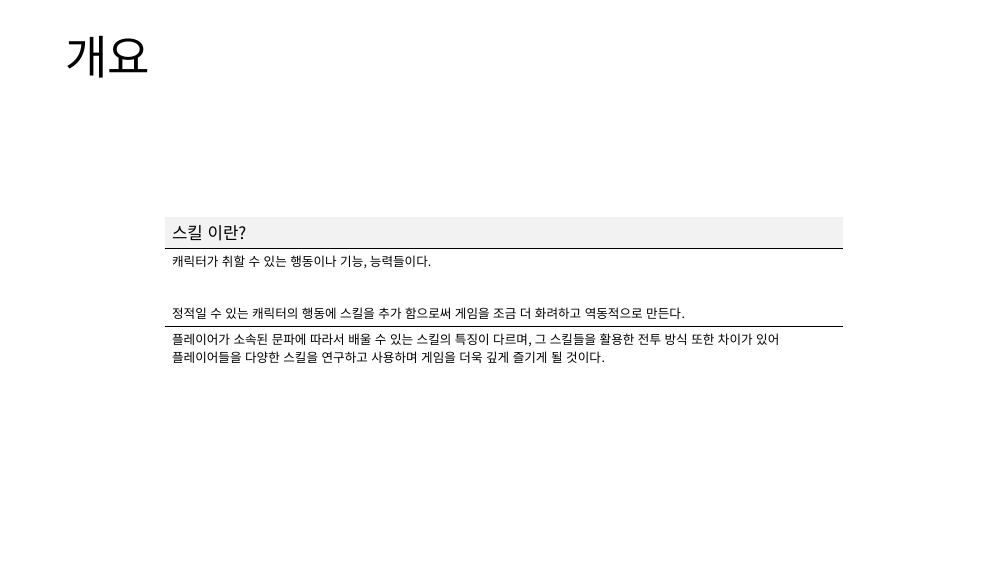
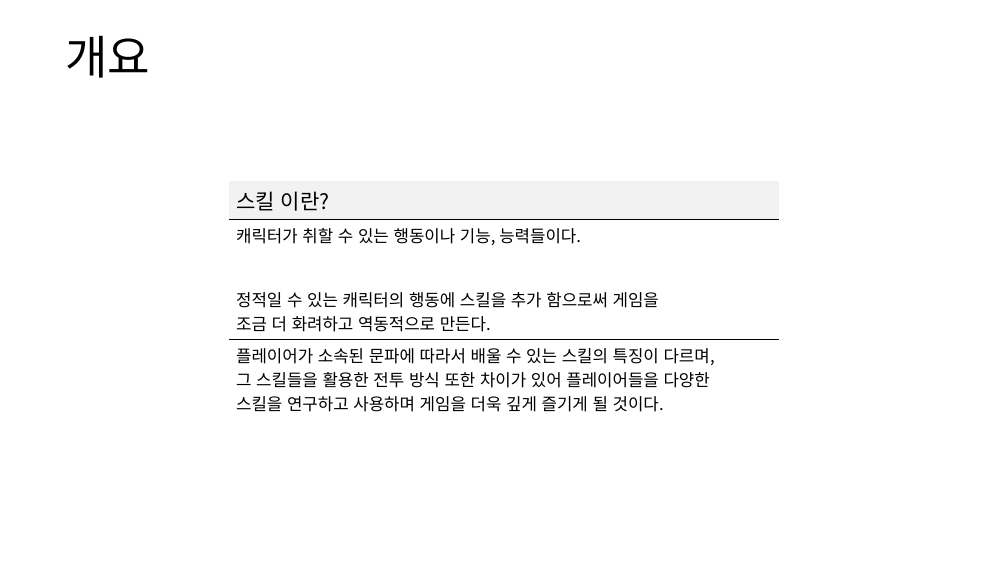
Before and after one commit to yjk0401/unityenginebasic_9th, a slide deck: slide 3 of 기획/방랑엽사전/스킬 기획서.pptx. Drawn at 1008x567 pixels with LibreOffice and Linux fonts; fonts in the diff are those of the drawing. Boxes give left, top, right and bottom in pixels: in the first picture for what was removed or moved away, otherwise in the second. Text is boxed around its words. In the diff, an @@ line names an element or a change of style, - is before the commit and + after.

```diff
--- a/기획/방랑엽사전/스킬 기획서.pptx
+++ b/기획/방랑엽사전/스킬 기획서.pptx
@@ table at (228, 181, 779, 416) @@
-row 4, column 1: 정적일 수 있는 캐릭터의 행동에 스킬을 추가 함으로써 게임을 조금 더 화려하고 역동적으로 만든다.
+row 4, column 1: 정적일 수 있는 캐릭터의 행동에 스킬을 추가 함으로써 게임을 / 조금 더 화려하고 역동적으로 만든다.
-row 5, column 1: 플레이어가 소속된 문파에 따라서 배울 수 있는 스킬의 특징이 다르며, 그 스킬들을 활용한 전투 방식 또한 차이가 있어 플레이어들을 다양한 스킬을 연구하고 사용하며 게임을 더욱 깊게 즐기게 될 것이다.
+row 5, column 1: 플레이어가 소속된 문파에 따라서 배울 수 있는 스킬의 특징이 다르며, / 그 스킬들을 활용한 전투 방식 또한 차이가 있어 플레이어들을 다양한 / 스킬을 연구하고 사용하며 게임을 더욱 깊게 즐기게 될 것이다.
@@ size 16 to 20 pt in "스킬 이란?" @@
@@ size 12 to 16 pt in "캐릭터가 취할 수 있는 행동이나 기능, 능력들이다." @@
@@ table: place and size @@
-table at (165, 217, 844, 367)
+table at (228, 181, 779, 416)
```
Also in this commit, not shown: 14 other slides changed, 4 slides added, 3 other files.
